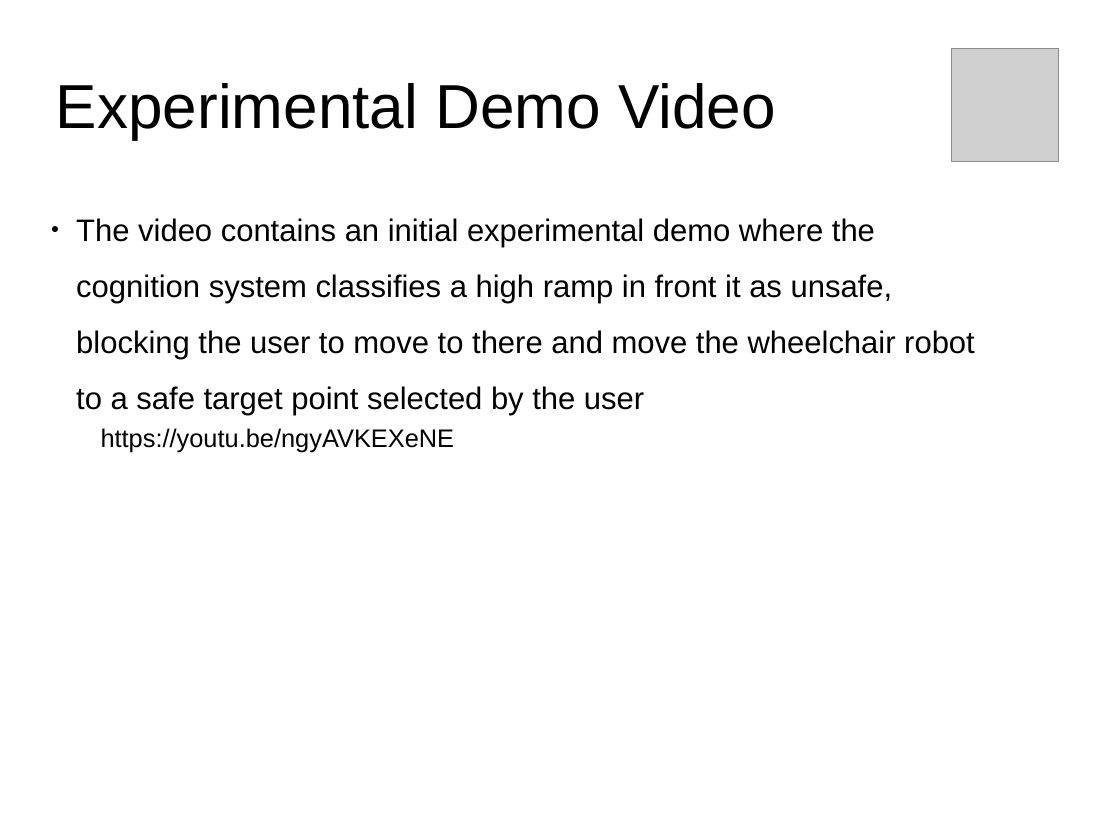
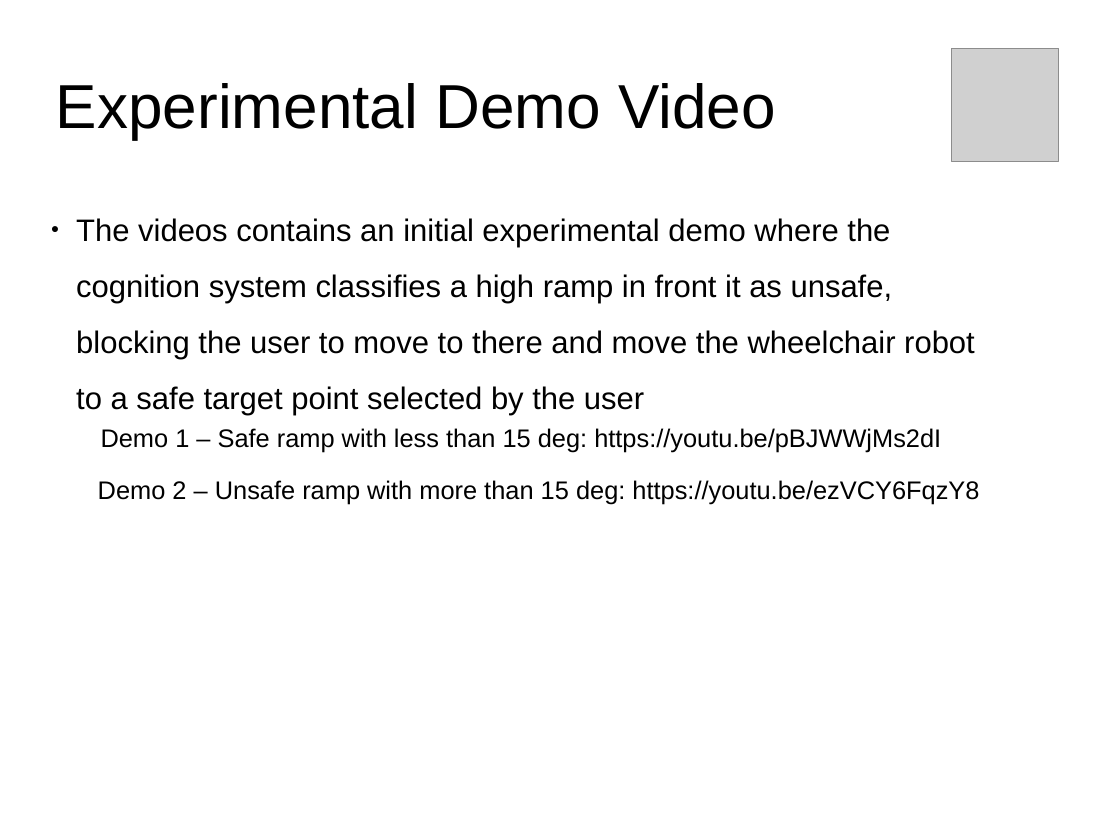
Before and after one commit to tarcisiofcarvalho/robot_cognition_system, a slide deck: slide 16 of documentation/Presentation.odp. Drawn at 1120x840 pixels with LibreOffice and Linux fonts; fonts in the diff are those of the drawing; grey boxes stand for pictures. Boxes give left, top, right and bottom in pixels: in the first picture for what was removed or moved away, otherwise in the second. Text is boxed around its words. In the diff, an @@ line names an element or a change of style, - is before the commit and + after.

```diff
--- a/documentation/Presentation.odp
+++ b/documentation/Presentation.odp
@@ text at (x1=76, y1=218, x2=975, y2=415): text changed @@
-● The video contains an initial experimental demo where the cognition system classifies a high ramp in front it as unsafe, blocking the user to move to there and move the wheelchair robot to a safe target point selected by the user
+● The videos contains an initial experimental demo where the cognition system classifies a high ramp in front it as unsafe, blocking the user to move to there and move the wheelchair robot to a safe target point selected by the user
@@ text at (x1=101, y1=428, x2=941, y2=453): text changed @@
-https://youtu.be/ngyAVKEXeNE
+Demo 1 – Safe ramp with less than 15 deg: https://youtu.be/pBJWWjMs2dI
@@ text added at (x1=98, y1=480, x2=979, y2=505), 18 pt, text #000000 @@
+Demo 2 – Unsafe ramp with more than 15 deg: https://youtu.be/ezVCY6FqzY8
```
Also in this commit, not shown: 4 other slides changed, 5 other files.
